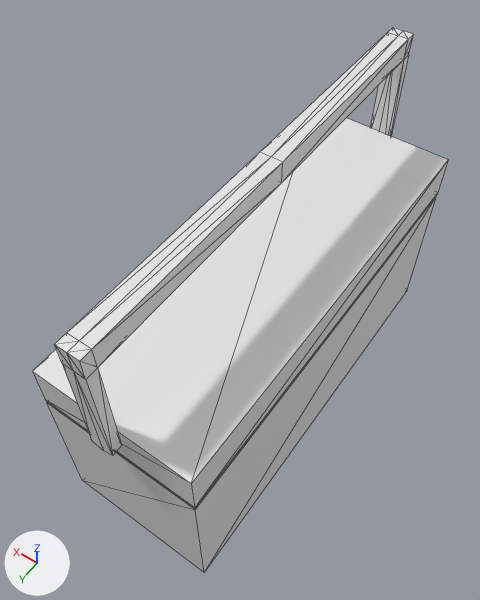
A saved change to the COLLADA model assets/Models/Boombox.dae.
The view is the same before and after, from a 50 mm camera at (-1.75, 3.8, 5.42) aimed at (0.42, 0.75, 0.63). The axes (+X, +Y, +Z) are drawn at lower left. The lights are the same throughout. Mesh edges are drawn as thin lines. Where no turn or scale is listed for an object, it has been applied to the vertices.

The scene before the commit, as lines of its bpy script (objects in view):
```python
me_cube_005 = bpy.data.meshes.new('Cube.005')
me_cube_005.from_pydata(...)  # 20 vertices, 36 faces; spans x -0.75..0.75, y -2.0..2.0, z -1.0..1.0
me_cube_007 = bpy.data.meshes.new('Cube.007')
me_cube_007.from_pydata(...)  # 42 vertices, 80 faces; spans x -0.1..0.1, y -2.1..2.1, z -0.15..1.13
ob_boom_box = bpy.data.objects.new('Boom_Box', me_cube_005)
ob_boom_box.location = (0.28, 0.552, 0.194)
ob_handle = bpy.data.objects.new('Handle', me_cube_007)
ob_handle.location = (0.28, 0.552, 1.094)
```
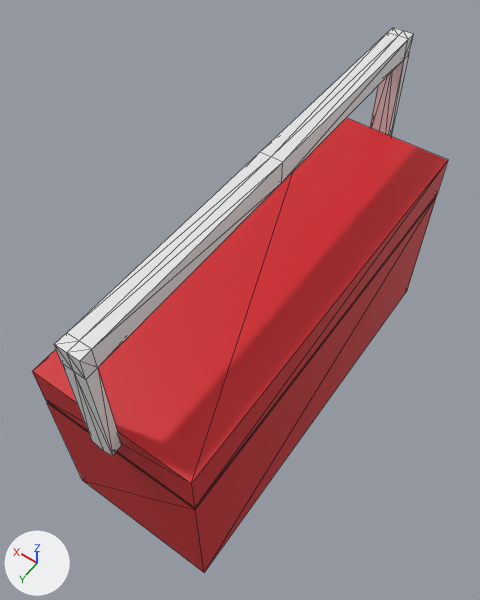
The newer file is also turned or shifted as a whole; pictures and numbers use the older file's frame.

What changed in the scene script:
```text
Add mat_material_003:
    mat_material_003 = principled_material('Material_003')
    mat_material_003.base_color = (0.64, 0.0146, 0.0215)  # red #d12028
    mat_material_003.roughness = 0.44
Change me_cube_005:
    where me_cube_005.from_pydata(...)  # 20 vertices, 36 faces; spans x -0.75..0.75, y -2.0..2.0, z -1.0..1.0
    add me_cube_005.materials.append(mat_material_003)  # red #d12028
```

What differs and where, as boxes (x1, y1, x2, y2) in the pictures (480 x 600 px):
'Boom_Box', recoloured (white to red): (32, 118, 448, 572) in both
